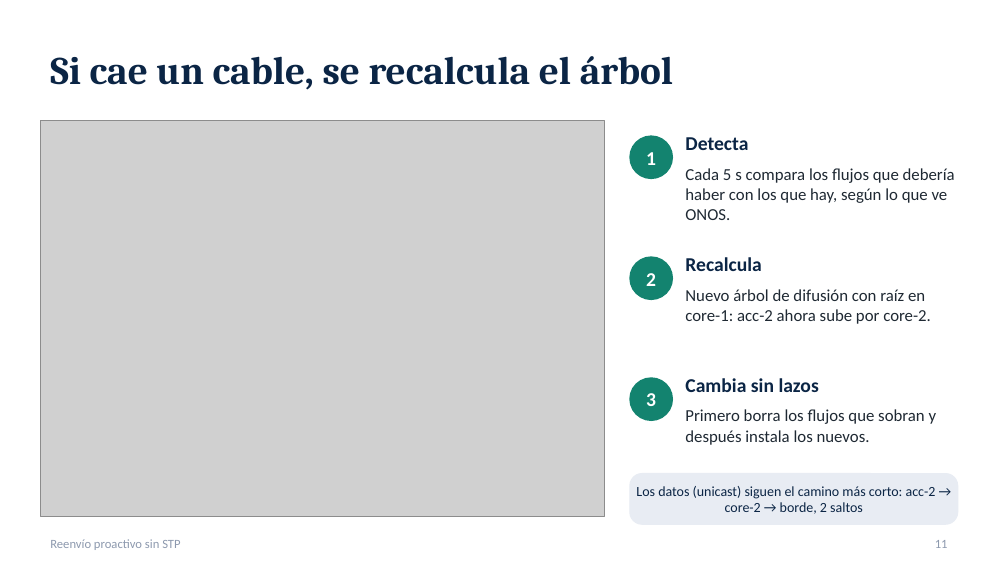
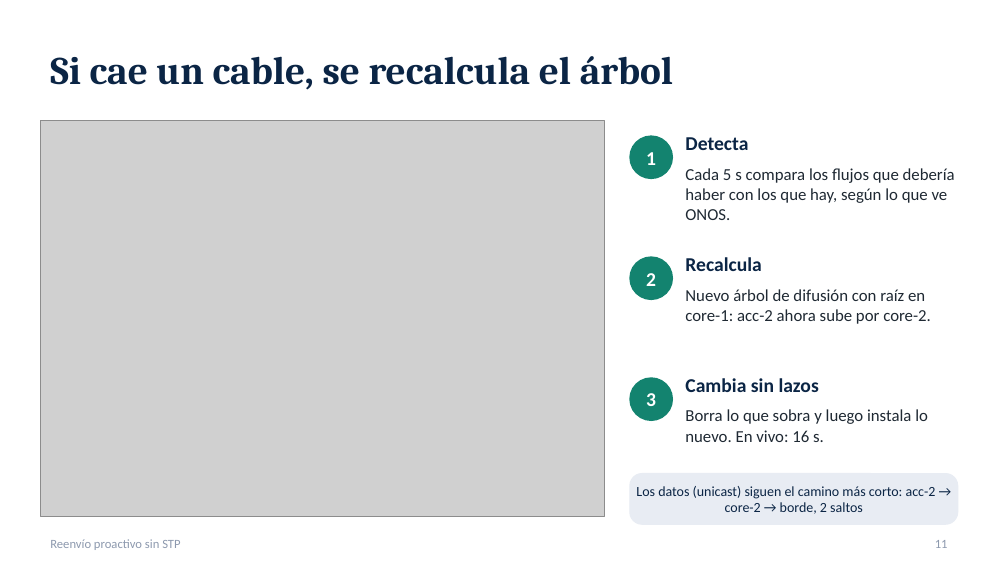
Before and after one commit to SergioAnderson123/proyecto-sdn, a slide deck: slide 11 of docs/Reenvio_proactivo_sin_STP.pptx. Drawn at 1008x567 pixels with LibreOffice and Linux fonts; fonts in the diff are those of the drawing; grey boxes stand for pictures. Boxes give left, top, right and bottom in pixels: in the first picture for what was removed or moved away, otherwise in the second. Text is boxed around its words. In the diff, an @@ line names an element or a change of style, - is before the commit and + after.

Commit message:
docs: presentacion con el resultado en vivo del vigilante (cable caido: aplica en 16 s, ARP sigue funcionando, contraste con ONOS coincide)

```diff
--- a/docs/Reenvio_proactivo_sin_STP.pptx
+++ b/docs/Reenvio_proactivo_sin_STP.pptx
@@ text at [685,409,928,442]: text changed @@
-Primero borra los flujos que sobran y después instala los nuevos.
+Borra lo que sobra y luego instala lo nuevo. En vivo: 16 s.
```
Also in this commit, not shown: 4 other slides changed.
